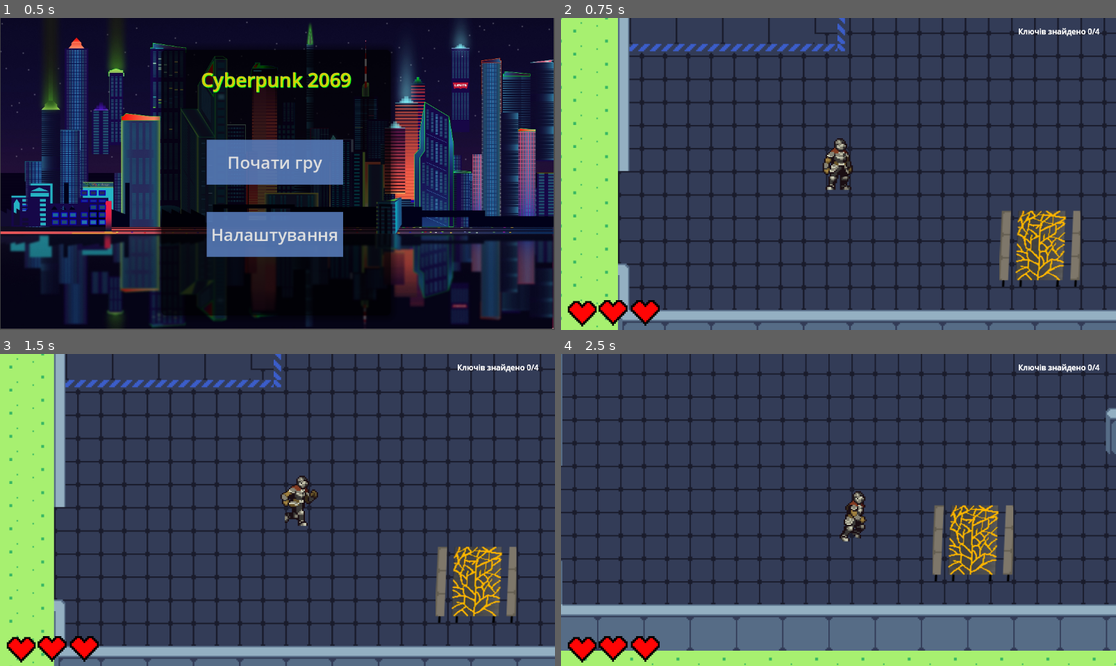
Above: before the commit, frames 1-4 (two rows, left to right).
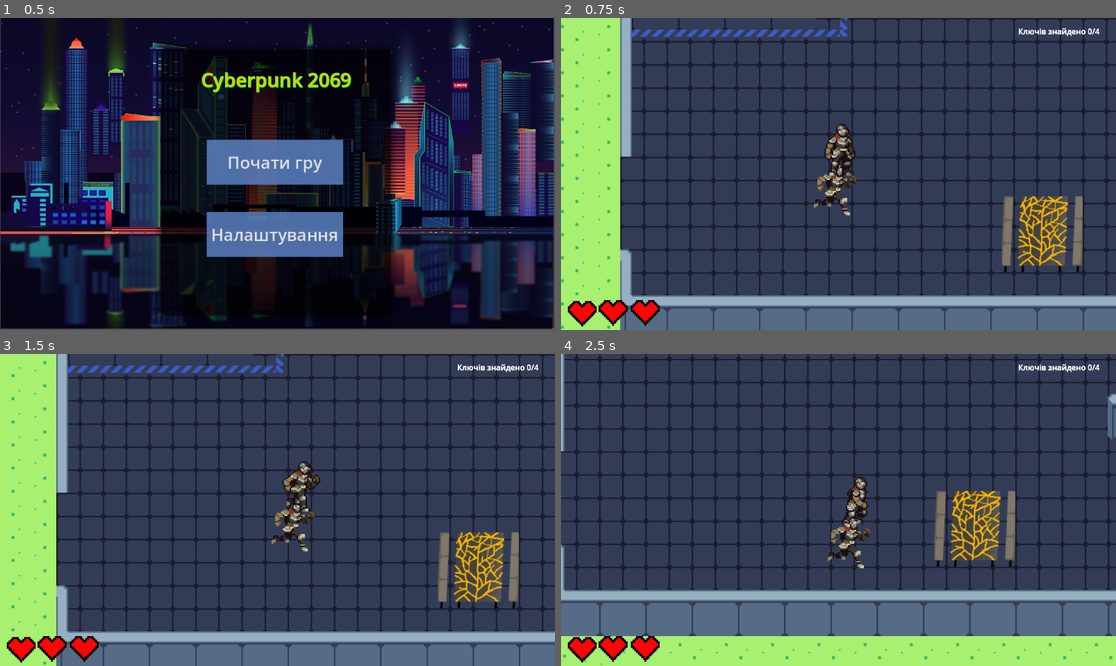
Above: after the commit, the same moments.

Repository: liketaurus/SE-practice-template
Game: Godot game, scene res://Scenes/menu.tscn
Two runs of this game, one before a commit and one after it. Both use one fixed random seed, a clock stepped at 60 frames per second and the inputs below.
Inputs:
- Up to frame 1 (0.5 s): no input
- Up to frame 2 (0.75 s): click "Почати гру" at 0.5 s
- Up to frame 3 (1.5 s): tap Enter at 1.25 s; hold D from 1.28 s (still down); hold E from 1.28 s (still down)
- Up to frame 4 (2.5 s): release D at 2.03 s; release E at 2.03 s; hold S from 2.03 s (still down); tap Shift at 2.1 s

Frame 1 is identical in both runs. In frame 2, 29% of the frame differs, in the area x 0-100%, y 0-100%; in frame 3, 30%; in frame 4, 31%.

Commit message:
.

Diff:
--- a/src/Cyberpunk2069/Scenes/player.tscn
+++ b/src/Cyberpunk2069/Scenes/player.tscn
@@ -1,13 +1,306 @@
-[gd_scene load_steps=12 format=3 uid="uid://btb3mslexwkb0"]
+[gd_scene load_steps=55 format=3 uid="uid://btb3mslexwkb0"]
 
 [ext_resource type="Script" path="res://Scripts/player.gd" id="1_nlplg"]
+[ext_resource type="Texture2D" uid="uid://d3jt0a06csyvv" path="res://assets/FreeKnight_v1/Colour1/NoOutline/120x80_PNGSheets/_Attack2NoMovement.png" id="2_pf6f5"]
 [ext_resource type="Texture2D" uid="uid://beuri4f2gguh2" path="res://assets/Player.png" id="2_qduuw"]
+[ext_resource type="Texture2D" uid="uid://bqj1rswqgtsvh" path="res://assets/FreeKnight_v1/Colour1/NoOutline/120x80_PNGSheets/_Idle.png" id="3_lfehc"]
 [ext_resource type="PackedScene" uid="uid://la72en53q5gw" path="res://Scenes/Pause.tscn" id="3_qjbvx"]
 [ext_resource type="Texture2D" uid="uid://doj5q74cedgyt" path="res://Textures/HP.png" id="4_4p3li"]
+[ext_resource type="Texture2D" uid="uid://t0unnnicp1fw" path="res://assets/FreeKnight_v1/Colour1/NoOutline/120x80_PNGSheets/_Roll.png" id="4_06vpl"]
+[ext_resource type="Texture2D" uid="uid://d3s3n8bo0l5ss" path="res://assets/FreeKnight_v1/Colour1/NoOutline/120x80_PNGSheets/_Run.png" id="5_15xgd"]
+
+[sub_resource type="AtlasTexture" id="AtlasTexture_irgsh"]
+atlas = ExtResource("2_pf6f5")
+region = Rect2(0, 0, 120, 80)
+
+[sub_resource type="AtlasTexture" id="AtlasTexture_q4i4a"]
+atlas = ExtResource("2_pf6f5")
+region = Rect2(120, 0, 120, 80)
+
+[sub_resource type="AtlasTexture" id="AtlasTexture_4mtne"]
+atlas = ExtResource("2_pf6f5")
+region = Rect2(240, 0, 120, 80)
+
+[sub_resource type="AtlasTexture" id="AtlasTexture_ai2sn"]
+atlas = ExtResource("2_pf6f5")
+region = Rect2(360, 0, 120, 80)
+
+[sub_resource type="AtlasTexture" id="AtlasTexture_5sd4q"]
+atlas = ExtResource("2_pf6f5")
+region = Rect2(480, 0, 120, 80)
+
+[sub_resource type="AtlasTexture" id="AtlasTexture_xow4a"]
+atlas = ExtResource("2_pf6f5")
+region = Rect2(600, 0, 120, 80)
+
+[sub_resource type="AtlasTexture" id="AtlasTexture_g28a8"]
+atlas = ExtResource("3_lfehc")
+region = Rect2(0, 0, 120, 80)
+
+[sub_resource type="AtlasTexture" id="AtlasTexture_oyhf1"]
+atlas = ExtResource("3_lfehc")
+region = Rect2(120, 0, 120, 80)
+
+[sub_resource type="AtlasTexture" id="AtlasTexture_fv83e"]
+atlas = ExtResource("3_lfehc")
+region = Rect2(240, 0, 120, 80)
+
+[sub_resource type="AtlasTexture" id="AtlasTexture_6v5ig"]
+atlas = ExtResource("3_lfehc")
+region = Rect2(360, 0, 120, 80)
+
+[sub_resource type="AtlasTexture" id="AtlasTexture_fqx81"]
+atlas = ExtResource("3_lfehc")
+region = Rect2(480, 0, 120, 80)
+
+[sub_resource type="AtlasTexture" id="AtlasTexture_4ao3f"]
+atlas = ExtResource("3_lfehc")
+region = Rect2(600, 0, 120, 80)
+
+[sub_resource type="AtlasTexture" id="AtlasTexture_qoaq8"]
+atlas = ExtResource("3_lfehc")
+region = Rect2(720, 0, 120, 80)
+
+[sub_resource type="AtlasTexture" id="AtlasTexture_x65tw"]
+atlas = ExtResource("3_lfehc")
+region = Rect2(840, 0, 120, 80)
+
+[sub_resource type="AtlasTexture" id="AtlasTexture_wdiif"]
+atlas = ExtResource("3_lfehc")
+region = Rect2(960, 0, 120, 80)
+
+[sub_resource type="AtlasTexture" id="AtlasTexture_5ekcj"]
+atlas = ExtResource("3_lfehc")
+region = Rect2(1080, 0, 120, 80)
+
+[sub_resource type="AtlasTexture" id="AtlasTexture_5n2b1"]
+atlas = ExtResource("4_06vpl")
+region = Rect2(0, 0, 120, 80)
+
+[sub_resource type="AtlasTexture" id="AtlasTexture_3thas"]
+atlas = ExtResource("4_06vpl")
+region = Rect2(120, 0, 120, 80)
+
+[sub_resource type="AtlasTexture" id="AtlasTexture_mrpwl"]
+atlas = ExtResource("4_06vpl")
+region = Rect2(240, 0, 120, 80)
+
+[sub_resource type="AtlasTexture" id="AtlasTexture_86wgi"]
+atlas = ExtResource("4_06vpl")
+region = Rect2(360, 0, 120, 80)
+
+[sub_resource type="AtlasTexture" id="AtlasTexture_m2nl8"]
+atlas = ExtResource("4_06vpl")
+region = Rect2(480, 0, 120, 80)
+
+[sub_resource type="AtlasTexture" id="AtlasTexture_t45xr"]
+atlas = ExtResource("4_06vpl")
+region = Rect2(600, 0, 120, 80)
+
+[sub_resource type="AtlasTexture" id="AtlasTexture_531th"]
+atlas = ExtResource("4_06vpl")
+region = Rect2(720, 0, 120, 80)
+
+[sub_resource type="AtlasTexture" id="AtlasTexture_otn6w"]
+atlas = ExtResource("4_06vpl")
+region = Rect2(840, 0, 120, 80)
+
+[sub_resource type="AtlasTexture" id="AtlasTexture_f73ax"]
+atlas = ExtResource("4_06vpl")
+region = Rect2(960, 0, 120, 80)
+
+[sub_resource type="AtlasTexture" id="AtlasTexture_a50qo"]
+atlas = ExtResource("4_06vpl")
+region = Rect2(1080, 0, 120, 80)
+
+[sub_resource type="AtlasTexture" id="AtlasTexture_4l4sj"]
+atlas = ExtResource("4_06vpl")
+region = Rect2(1200, 0, 120, 80)
+
+[sub_resource type="AtlasTexture" id="AtlasTexture_1gr6r"]
+atlas = ExtResource("4_06vpl")
+region = Rect2(1320, 0, 120, 80)
+
+[sub_resource type="AtlasTexture" id="AtlasTexture_0cqx6"]
+atlas = ExtResource("5_15xgd")
+region = Rect2(0, 0, 120, 80)
+
+[sub_resource type="AtlasTexture" id="AtlasTexture_dxc6p"]
+atlas = ExtResource("5_15xgd")
+region = Rect2(120, 0, 120, 80)
+
+[sub_resource type="AtlasTexture" id="AtlasTexture_xsmab"]
+atlas = ExtResource("5_15xgd")
+region = Rect2(240, 0, 120, 80)
+
+[sub_resource type="AtlasTexture" id="AtlasTexture_2grq2"]
+atlas = ExtResource("5_15xgd")
+region = Rect2(360, 0, 120, 80)
+
+[sub_resource type="AtlasTexture" id="AtlasTexture_paogh"]
+atlas = ExtResource("5_15xgd")
+region = Rect2(480, 0, 120, 80)
+
+[sub_resource type="AtlasTexture" id="AtlasTexture_wtha5"]
+atlas = ExtResource("5_15xgd")
+region = Rect2(600, 0, 120, 80)
+
+[sub_resource type="AtlasTexture" id="AtlasTexture_dtl2y"]
+atlas = ExtResource("5_15xgd")
+region = Rect2(720, 0, 120, 80)
+
+[sub_resource type="AtlasTexture" id="AtlasTexture_1l48s"]
+atlas = ExtResource("5_15xgd")
+region = Rect2(840, 0, 120, 80)
+
+[sub_resource type="AtlasTexture" id="AtlasTexture_b060e"]
+atlas = ExtResource("5_15xgd")
+region = Rect2(960, 0, 120, 80)
+
+[sub_resource type="AtlasTexture" id="AtlasTexture_hurfk"]
+atlas = ExtResource("5_15xgd")
+region = Rect2(1080, 0, 120, 80)
+
+[sub_resource type="SpriteFrames" id="SpriteFrames_jj3ld"]
+animations = [{
+"frames": [{
+"duration": 1.0,
+"texture": SubResource("AtlasTexture_irgsh")
+}, {
+"duration": 1.0,
+"texture": SubResource("AtlasTexture_q4i4a")
+}, {
+"duration": 1.0,
+"texture": SubResource("AtlasTexture_4mtne")
+}, {
+"duration": 1.0,
+"texture": SubResource("AtlasTexture_ai2sn")
+}, {
+"duration": 1.0,
+"texture": SubResource("AtlasTexture_5sd4q")
+}, {
+"duration": 1.0,
+"texture": SubResource("AtlasTexture_xow4a")
+}],
+"loop": true,
+"name": &"attack",
+"speed": 10.0
+}, {
+"frames": [{
+"duration": 1.0,
+"texture": SubResource("AtlasTexture_g28a8")
+}, {
+"duration": 1.0,
+"texture": SubResource("AtlasTexture_oyhf1")
+}, {
+"duration": 1.0,
+"texture": SubResource("AtlasTexture_fv83e")
+}, {
+"duration": 1.0,
+"texture": SubResource("AtlasTexture_6v5ig")
+}, {
+"duration": 1.0,
+"texture": SubResource("AtlasTexture_fqx81")
+}, {
+"duration": 1.0,
+"texture": SubResource("AtlasTexture_4ao3f")
+}, {
+"duration": 1.0,
+"texture": SubResource("AtlasTexture_qoaq8")
+}, {
+"duration": 1.0,
+"texture": SubResource("AtlasTexture_x65tw")
+}, {
+"duration": 1.0,
+"texture": SubResource("AtlasTexture_wdiif")
+}, {
+"duration": 1.0,
+"texture": SubResource("AtlasTexture_5ekcj")
+}],
+"loop": true,
+"name": &"idle",
+"speed": 8.0
+}, {
+"frames": [{
+"duration": 1.0,
+"texture": SubResource("AtlasTexture_5n2b1")
+}, {
+"duration": 1.0,
+"texture": SubResource("AtlasTexture_3thas")
+}, {
+"duration": 1.0,
+"texture": SubResource("AtlasTexture_mrpwl")
+}, {
+"duration": 1.0,
+"texture": SubResource("AtlasTexture_86wgi")
+}, {
+"duration": 1.0,
+"texture": SubResource("AtlasTexture_m2nl8")
+}, {
+"duration": 1.0,
+"texture": SubResource("AtlasTexture_t45xr")
+}, {
+"duration": 1.0,
+"texture": SubResource("AtlasTexture_531th")
+}, {
+"duration": 1.0,
+"texture": SubResource("AtlasTexture_otn6w")
+}, {
+"duration": 1.0,
+"texture": SubResource("AtlasTexture_f73ax")
+}, {
+"duration": 1.0,
+"texture": SubResource("AtlasTexture_a50qo")
+}, {
+"duration": 1.0,
+"texture": SubResource("AtlasTexture_4l4sj")
+}, {
+"duration": 1.0,
+"texture": SubResource("AtlasTexture_1gr6r")
+}],
+"loop": true,
+"name": &"run",
+"speed": 10.0
+}, {
+"frames": [{
+"duration": 1.0,
+"texture": SubResource("AtlasTexture_0cqx6")
+}, {
+"duration": 1.0,
+"texture": SubResource("AtlasTexture_dxc6p")
+}, {
+"duration": 1.0,
+"texture": SubResource("AtlasTexture_xsmab")
+}, {
+"duration": 1.0,
+"texture": SubResource("AtlasTexture_2grq2")
+}, {
+"duration": 1.0,
+"texture": SubResource("AtlasTexture_paogh")
+}, {
+"duration": 1.0,
+"texture": SubResource("AtlasTexture_wtha5")
+}, {
+"duration": 1.0,
+"texture": SubResource("AtlasTexture_dtl2y")
+}, {
+"duration": 1.0,
+"texture": SubResource("AtlasTexture_1l48s")
+}, {
+"duration": 1.0,
+"texture": SubResource("AtlasTexture_b060e")
+}, {
+"duration": 1.0,
+"texture": SubResource("AtlasTexture_hurfk")
+}],
+"loop": true,
+"name": &"walk",
+"speed": 10.0
+}]
 
 [sub_resource type="CapsuleShape2D" id="CapsuleShape2D_cnkmm"]
-radius = 13.0
-height = 40.0
+radius = 19.0
+height = 72.0
 
 [sub_resource type="Animation" id="Animation_dqw3i"]
 resource_name = "idle"
@@ -60,20 +353,40 @@
 "values": [12, 13, 14, 15, 16, 17, 18, 19, 20, 21]
 }
 
+[sub_resource type="Animation" id="Animation_5vvtv"]
+resource_name = "attack"
+tracks/0/type = "value"
+tracks/0/imported = false
+tracks/0/enabled = true
+tracks/0/path = NodePath("Player:frame")
+tracks/0/interp = 1
+tracks/0/loop_wrap = true
+tracks/0/keys = {
+"times": PackedFloat32Array(0.1),
+"transitions": PackedFloat32Array(1),
+"update": 1,
+"values": [0]
+}
+
 [sub_resource type="AnimationLibrary" id="AnimationLibrary_8k0hu"]
 _data = {
+"attack": SubResource("Animation_5vvtv"),
 "idle": SubResource("Animation_dqw3i"),
 "run": SubResource("Animation_u0rjx"),
 "run_left": SubResource("Animation_vc812"),
 "walk": SubResource("Animation_j0spp")
 }
 
-[sub_resource type="SpriteFrames" id="SpriteFrames_jj3ld"]
-
 [node name="Player" type="CharacterBody2D"]
 texture_filter = 1
 up_direction = Vector2(0, 1)
 script = ExtResource("1_nlplg")
+
+[node name="AnimatedSprite2D" type="AnimatedSprite2D" parent="."]
+scale = Vector2(2.17083, 1.98125)
+sprite_frames = SubResource("SpriteFrames_jj3ld")
+animation = &"walk"
+frame_progress = 0.689277
 
 [node name="Player" type="Sprite2D" parent="."]
 position = Vector2(10, -53)
@@ -83,9 +396,11 @@
 vframes = 3
 
 [node name="CollisionShape2D" type="CollisionShape2D" parent="."]
+position = Vector2(-7, 41)
 shape = SubResource("CapsuleShape2D_cnkmm")
 
 [node name="Camera2D" type="Camera2D" parent="."]
+position = Vector2(-3, 20)
 zoom = Vector2(1.5, 1.5)
 position_smoothing_enabled = true
 position_smoothing_speed = 10.0
@@ -101,9 +416,6 @@
 "": SubResource("AnimationLibrary_8k0hu")
 }
 
-[node name="AnimatedSprite2D" type="AnimatedSprite2D" parent="."]
-sprite_frames = SubResource("SpriteFrames_jj3ld")
-
 [node name="CanvasLayer" type="CanvasLayer" parent="."]
 
 [node name="Hp" type="Sprite2D" parent="CanvasLayer"]
Not shown, added: src/Cyberpunk2069/Textures/KeyWhite.png.import
